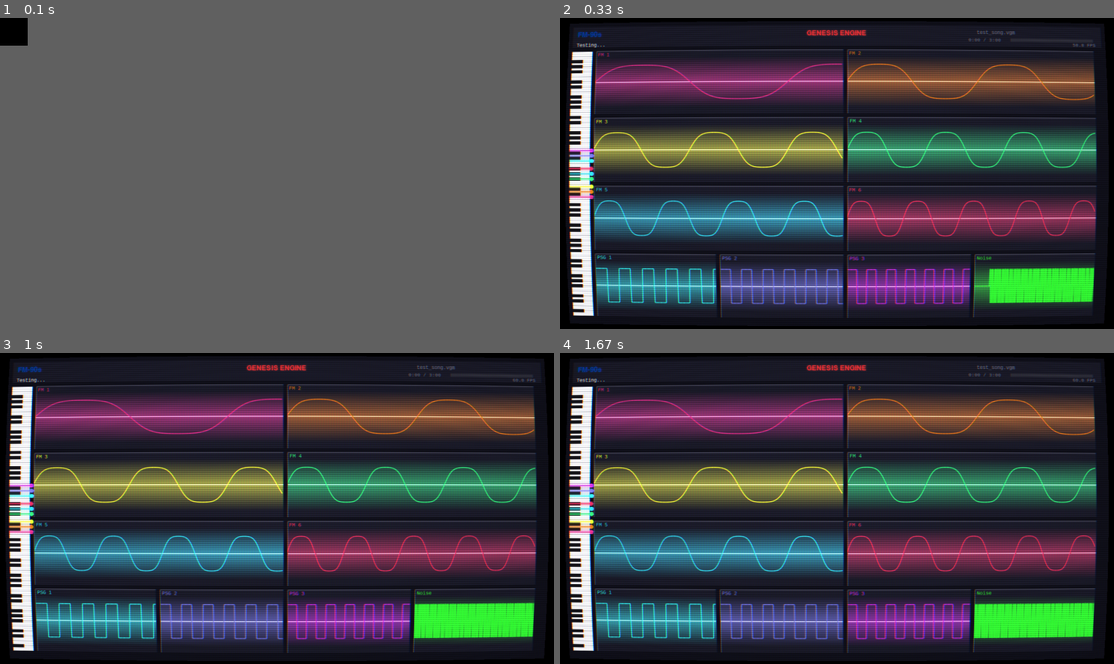
Above: before the commit, frames 1-4 (two rows, left to right).
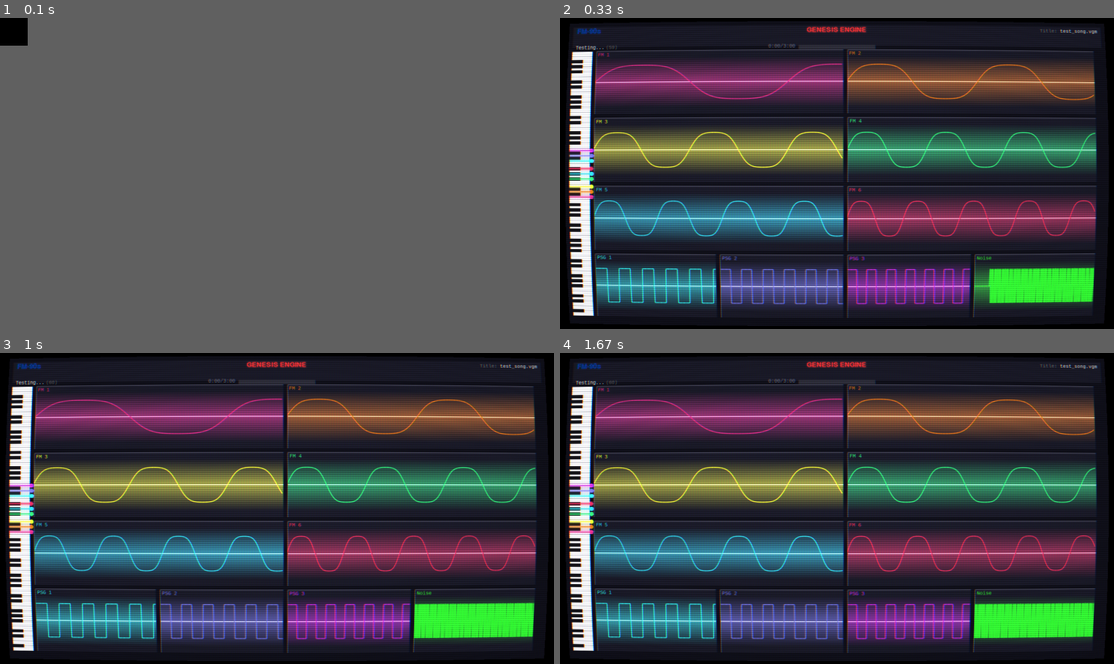
Above: after the commit, the same moments.

Repository: aarontodd82/GenesisEngine
Game: pygame game, started from examples/VisualStreaming/visualizer/app_pygame.py
Same seed, same stepped clock (60 frames per second), same inputs: the game is played once before the commit and once after it.
Inputs:
- Up to frame 1 (0.1 s): no input
- Up to frame 2 (0.33 s): no input
- Up to frame 3 (1 s): no input
- Up to frame 4 (1.67 s): no input

Frame 1 is identical in both runs. In frame 2, 0.9% of the frame differs, in the area x 2-98%, y 2-11%; in frame 3, 0.9%; in frame 4, 0.9%.

Commit message:
Add VGM metadata display (title, composer, game) to status bar
Parse GD3 tags from VGM files and display title, composer, and game
info in the status bar. Reorganize status bar layout with improved
spacing and readability.

Diff:
--- a/examples/VisualStreaming/stream_vgm_visual.py
+++ b/examples/VisualStreaming/stream_vgm_visual.py
@@ -147,6 +147,39 @@
     return data
 
 
+def parse_gd3_tag(data, gd3_offset):
+    """Parse GD3 tag for metadata (title, composer, etc.)."""
+    if gd3_offset == 0 or gd3_offset >= len(data):
+        return {}
+
+    # Check GD3 signature
+    if data[gd3_offset:gd3_offset + 4] != b'Gd3 ':
+        return {}
+
+    # GD3 data starts after signature (4), version (4), and length (4)
+    gd3_data_start = gd3_offset + 12
+    gd3_length = struct.unpack('<I', data[gd3_offset + 8:gd3_offset + 12])[0]
+    gd3_data = data[gd3_data_start:gd3_data_start + gd3_length]
+
+    # Parse UTF-16LE strings separated by null terminators
+    # Order: track_en, track_jp, game_en, game_jp, system_en, system_jp,
+    #        author_en, author_jp, date, creator, notes
+    try:
+        strings = gd3_data.decode('utf-16-le').split('\x00')
+    except:
+        return {}
+
+    result = {}
+    if len(strings) > 0 and strings[0]:
+        result['title'] = strings[0]
+    if len(strings) > 2 and strings[2]:
+        result['game'] = strings[2]
+    if len(strings) > 6 and strings[6]:
+        result['composer'] = strings[6]
+
+    return result
+
+
 def parse_vgm_header(data):
     """Parse VGM header."""
     if data[:4] != b'Vgm ':
@@ -154,6 +187,10 @@
 
     version = struct.unpack('<I', data[0x08:0x0C])[0]
     total_samples = struct.unpack('<I', data[0x18:0x1C])[0]
+
+    # GD3 offset is relative to 0x14
+    gd3_offset_rel = struct.unpack('<I', data[0x14:0x18])[0]
+    gd3_offset = (0x14 + gd3_offset_rel) if gd3_offset_rel else 0
 
     # Loop offset is relative to 0x1C
     loop_offset_rel = struct.unpack('<I', data[0x1C:0x20])[0]
@@ -167,6 +204,9 @@
         data_offset = 0x34 + data_offset_rel if data_offset_rel else 0x40
     else:
         data_offset = 0x40
+
+    # Parse GD3 metadata
+    gd3 = parse_gd3_tag(data, gd3_offset)
 
     return {
         'version': version,
@@ -175,6 +215,9 @@
         'duration': total_samples / 44100.0,
         'loop_offset': loop_offset,
         'loop_samples': loop_samples,
+        'title': gd3.get('title', ''),
+        'game': gd3.get('game', ''),
+        'composer': gd3.get('composer', ''),
     }
 
 
@@ -1838,7 +1881,13 @@
         interceptor.on_audio_output = on_audio
 
     filename = os.path.basename(vgm_path)
-    app.set_playback_info(filename, total_duration)
+    app.set_playback_info(
+        filename,
+        total_duration,
+        title=header.get('title', ''),
+        composer=header.get('composer', ''),
+        game=header.get('game', '')
+    )
     app.set_status("Offline playback" + (" with audio" if audio_enabled else ""))
 
     interceptor.start()
--- a/examples/VisualStreaming/visualizer/app_pygame.py
+++ b/examples/VisualStreaming/visualizer/app_pygame.py
@@ -185,6 +185,8 @@
         self.elapsed_time = 0.0
         self.status_message = "Ready"
         self.current_fps = 0.0
+        self.composer = ""
+        self.game = ""
 
         self._lock = threading.Lock()
         self.valid_samples = [0] * self.TOTAL_CHANNELS
@@ -266,9 +268,12 @@
     def set_status(self, message: str):
         self.status_message = message
 
-    def set_playback_info(self, filename: str, duration: float):
-        self.current_file = filename
+    def set_playback_info(self, filename: str, duration: float, title: str = '', composer: str = '', game: str = ''):
+        # Use title if available, otherwise use filename
+        self.current_file = title if title else filename
         self.total_duration = duration
+        self.composer = composer
+        self.game = game
 
     def set_progress(self, progress: float, elapsed: float):
         self.elapsed_time = elapsed
@@ -1036,54 +1041,79 @@
     def _draw_status_bar(self, x, y, w, h):
         """Draw status bar with branding and info."""
         dpi = getattr(self, 'dpi_scale', 1.0)
+        pad = 8
+        line_height = 18  # Spacing between metadata rows
 
         # Background
         self._draw_rect(x, y, w, h, self.COLORS['panel'])
 
-        # Branding - FM-90s in cyan/blue (Neuropol font) - top left
-        fm90s_color = (0.0, 0.24, 0.67, 1.0)  # Deep Sega blue
-        self._draw_text_glowing("FM-90s", x + int(10 * dpi), y + int(10 * dpi), fm90s_color, font=self.font_fm90s, glow_strength=0.8)
-
-        # Genesis Engine in Sega red (NiseGenesis font) - centered
-        engine_color = (1.0, 0.2, 0.2, 1.0)  # Sega red
+        label_color = (0.5, 0.5, 0.5, 1.0)
+        fm90s_color = (0.0, 0.24, 0.67, 1.0)
+        engine_color = (1.0, 0.2, 0.2, 1.0)
+
+        # === LEFT COLUMN ===
+        # FM-90s branding (top row)
+        self._draw_text_glowing("FM-90s", x + pad, y + 2, fm90s_color, font=self.font_fm90s, glow_strength=0.8)
+        # Status message + FPS (bottom row)
+        self._draw_text(self.status_message, x + pad, y + 44, self.COLORS['white'], self.font)
+        fps_str = f"({self.current_fps:.0f})"
+        fps_color = (0.4, 0.4, 0.4, 1.0) if self.current_fps >= 55 else (1.0, 0.3, 0.3, 1.0)
+        status_w = self.font.size(self.status_message)[0]
+        self._draw_text(fps_str, x + pad + status_w + 4, y + 44, fps_color, self.font)
+
+        # === CENTER COLUMN ===
+        # GENESIS ENGINE (top row)
         engine_text = "GENESIS ENGINE"
         engine_width = self.font_genesis.size(engine_text)[0]
         engine_x = x + (w - engine_width) // 2
-        self._draw_text_glowing(engine_text, engine_x, y + int(12 * dpi), engine_color, font=self.font_genesis, glow_strength=0.8)
-
-        # Status message - below FM-90s on left side
-        self._draw_text(self.status_message, x + int(10 * dpi), y + int(38 * dpi), self.COLORS['white'])
-
-        # Filename
-        if self.current_file:
-            self._draw_text(self.current_file, x + w - int(300 * dpi), y + int(10 * dpi), self.COLORS['dim'])
-
-        # Progress bar
+        self._draw_text_glowing(engine_text, engine_x, y + 4, engine_color, font=self.font_genesis, glow_strength=0.8)
+
+        # Progress bar and time (bottom row)
         if self.total_duration > 0:
             progress = min(1.0, self.elapsed_time / self.total_duration)
-            bar_width = int(200 * dpi)
-            bar_height = int(8 * dpi)
-            bar_x = x + w - int(220 * dpi)
-            bar_y = y + int(30 * dpi)
-
-            # Background
-            self._draw_rect(bar_x, bar_y, bar_width, bar_height, (0.2, 0.2, 0.25, 1.0))
-            # Progress
-            if progress > 0:
-                self._draw_rect(bar_x, bar_y, bar_width * progress, bar_height, (0.2, 0.8, 1.0, 1.0))
-
-            # Time
+            bar_width = 180
+            bar_height = 10
+            bar_x = x + (w - bar_width) // 2
+            bar_y = y + 48
+
             mins = int(self.elapsed_time) // 60
             secs = int(self.elapsed_time) % 60
             total_mins = int(self.total_duration) // 60
             total_secs = int(self.total_duration) % 60
-            time_str = f"{mins}:{secs:02d} / {total_mins}:{total_secs:02d}"
-            self._draw_text(time_str, bar_x - int(100 * dpi), bar_y - int(2 * dpi), self.COLORS['dim'], self.font_small)
-
-        # FPS counter - top right corner
-        fps_str = f"{self.current_fps:.1f} FPS"
-        fps_color = self.COLORS['dim'] if self.current_fps >= 55 else (1.0, 0.3, 0.3, 1.0)
-        self._draw_text(fps_str, x + w - int(70 * dpi), y + int(38 * dpi), fps_color, self.font_small)
+            time_str = f"{mins}:{secs:02d}/{total_mins}:{total_secs:02d}"
+            time_w = self.font.size(time_str)[0]
+            self._draw_text(time_str, bar_x - time_w - 8, y + 44, self.COLORS['dim'], self.font)
+
+            self._draw_rect(bar_x, bar_y, bar_width, bar_height, (0.2, 0.2, 0.25, 1.0))
+            if progress > 0:
+                self._draw_rect(bar_x, bar_y, bar_width * progress, bar_height, (0.2, 0.8, 1.0, 1.0))
+
+        # === RIGHT COLUMN: Title, Composer, Game (stacked, right-aligned) ===
+        right_x = x + w - pad
+        cur_y = y + 4
+
+        if self.current_file:
+            label = "Title: "
+            label_w = self.font_small.size(label)[0]
+            value_w = self.font_small.size(self.current_file)[0]
+            self._draw_text(label, right_x - label_w - value_w, cur_y, label_color, self.font_small)
+            self._draw_text(self.current_file, right_x - value_w, cur_y, self.COLORS['white'], self.font_small)
+            cur_y += line_height
+
+        if self.composer:
+            label = "Composer: "
+            label_w = self.font_small.size(label)[0]
+            value_w = self.font_small.size(self.composer)[0]
+            self._draw_text(label, right_x - label_w - value_w, cur_y, label_color, self.font_small)
+            self._draw_text(self.composer, right_x - value_w, cur_y, self.COLORS['white'], self.font_small)
+            cur_y += line_height
+
+        if self.game:
+            label = "Game: "
+            label_w = self.font_small.size(label)[0]
+            value_w = self.font_small.size(self.game)[0]
+            self._draw_text(label, right_x - label_w - value_w, cur_y, label_color, self.font_small)
+            self._draw_text(self.game, right_x - value_w, cur_y, self.COLORS['white'], self.font_small)
 
     def _apply_zoom_shader(self):
         """Apply zoom/pulse effect to content (before CRT effects)."""
